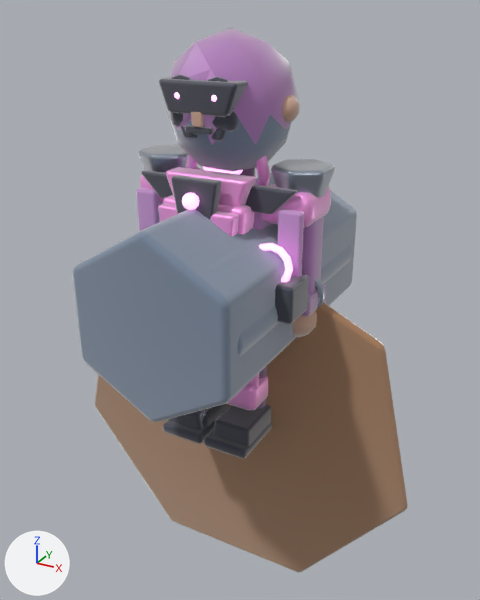
A saved change to the glTF model public/assets/models/characters/bombardier.glb.
The view is the same before and after, from a 50 mm lens placed at (1.57, -2.77, 2.11), pointed at (0.0, 0.07, 0.69). Lighting does not change. The marker at lower left points along +X, +Y and +Z. The first picture is the older version. Where no turn or scale is listed for an object, it has been applied to the vertices.

The scene before the commit, as lines of its bpy script (objects in view):
```python
ob_arm_r = bpy.data.objects.new('arm.R', me_cube_702)
ob_arm_r.location = (0.38, 0.0, 1.02)
ob_armpanel_l = bpy.data.objects.new('armPanel.L', me_cube_722)
ob_armpanel_l.location = (-0.39, -0.16, 1.12)
ob_armpanel_r = bpy.data.objects.new('armPanel.R', me_cube_724)
ob_armpanel_r.location = (0.39, -0.16, 1.12)
ob_crest_hood = bpy.data.objects.new('crest.hood', me_icosphere_363)
ob_crest_hood.location = (0.0, 0.0, 1.72)
ob_ear_r = bpy.data.objects.new('ear.R', me_icosphere_376)
ob_ear_r.location = (0.275, 0.0, 1.7)
ob_enemycollartab = bpy.data.objects.new('enemyCollarTab', me_enemycollartabmesh_005)
ob_enemycollartab.location = (0.0, -0.32, 0.0)
ob_facenosebridge = bpy.data.objects.new('faceNoseBridge', me_facenosebridgemesh_015)
ob_facenosebridge.location = (0.0, -0.285, 0.0)
ob_glove_r = bpy.data.objects.new('glove.R', me_icosphere_362)
ob_glove_r.location = (0.38, -0.02, 0.72)
ob_torso = bpy.data.objects.new('torso', me_cube_689)
ob_torso.location = (0.0, 0.0, 0.98)
# also in view: 'bombardierFuseBox' at (0.34, -0.22, 0.9); 'enemyShoulderTrim' at (0.0, -0.16, 1.32); 'helmetBrow' at (0.0, -0.2, 1.76); 'bootToe.R' at (0.14, -0.15, 0.09); 'LOD2_PROXY_head' at (0.0, 0.0, 1.68)
```
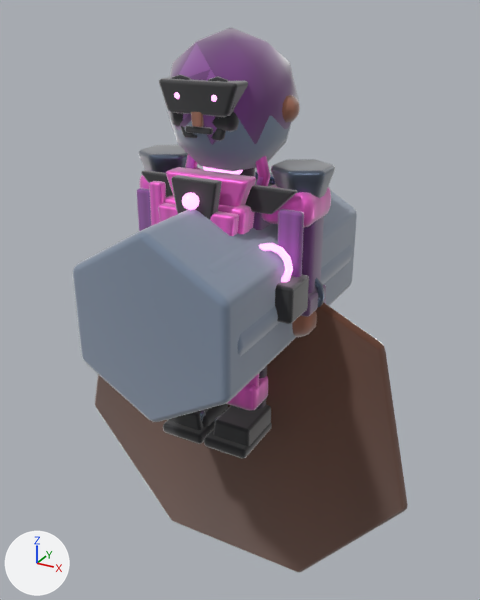
Boxes (x1, y1, x2, y2) around the edits, measured in the pictures (480 x 600 px):
'weapon.shaft', surface changed (darker): (95, 302, 408, 572) in both
'crest.hood', surface changed (darker): (164, 27, 299, 145) in both
'shoulderCap.1', surface changed (darker): (271, 161, 335, 198) in both
'collarFront', surface changed: (166, 167, 256, 207) in both
'armPanel.R', surface changed (pink to purple): (277, 209, 304, 277) in both
'arm.R', surface changed (darker): (302, 216, 324, 294) in both
'shoulder.R', surface changed: (261, 184, 331, 227) in both
'shoulderCap.-1', surface changed (darker): (139, 146, 188, 173) in both
'armPanel.L', surface changed (darker): (136, 188, 151, 231) in both
'knee.R', surface changed: (226, 376, 268, 410) in both
'torsoFrontShell', surface changed: (164, 195, 251, 234) in both
'chest.bombardierHarness', added (pink): after (149, 181, 166, 226)
'torsoPanel.R', surface changed: (210, 211, 239, 236) in both
'spellFocusRing', surface changed: (185, 154, 271, 186) in both
'glove.R', surface changed (darker): (292, 311, 317, 338) in both
'ear.R', surface changed (darker): (282, 95, 300, 122) in both
'torsoPanel.L', surface changed: (158, 203, 178, 222) in both
'torso', surface changed (darker): (253, 212, 272, 230) in both
'wristBand.R', surface changed (darker): (315, 277, 325, 307) in both
'faceNoseBridge', surface changed (beige to brown): (191, 112, 204, 127) in both
'shoulder.L', surface changed: (139, 167, 203, 189) in both
'leg.R.shinPlate', surface changed: (249, 374, 259, 387) in both
'torsoShell', surface changed: (249, 210, 255, 230) in both
'pack.bombardierShellRing', added (mostly hidden): after (255, 171, 275, 185)

What changed in the scene script:
```text
Change mat_mat_bombardier_cloth:
    where n2 = _N.new('ShaderNodeMix'); n2.name = 'Mix'
    remove n2.inputs[7].default_value = (0.44, 0.2, 0.5, 1.0)  # 'B', purple #b17cbc
    add n4 = _N.new('ShaderNodeTexImage'); n4.name = 'Image Texture'
    add n4.image = img_art_paint_mat_bombardier_cloth
    where n3 = _N.new('ShaderNodeVertexColor'); n3.name = 'Color Attribute'
    remove _L.new(n3.outputs[0], n2.inputs[6])  # 'Color' to 'A'
    add _L.new(n3.outputs[0], n2.inputs[7])  # 'Color' to 'B'
    add _L.new(n4.outputs[0], n2.inputs[6])  # 'Color' to 'A'
Change mat_mat_bombardier_clothlight:
    where n2 = _N.new('ShaderNodeMix'); n2.name = 'Mix'
    remove n2.inputs[7].default_value = (0.569, 0.286, 0.64, 1.0)  # 'B', purple #c792d1
    add n4 = _N.new('ShaderNodeTexImage'); n4.name = 'Image Texture'
    add n4.image = img_art_paint_mat_bombardier_clothlight
    where n3 = _N.new('ShaderNodeVertexColor'); n3.name = 'Color Attribute'
    remove _L.new(n3.outputs[0], n2.inputs[6])  # 'Color' to 'A'
    add _L.new(n3.outputs[0], n2.inputs[7])  # 'Color' to 'B'
    add _L.new(n4.outputs[0], n2.inputs[6])  # 'Color' to 'A'
Change mat_mat_bombardier_skin:
    where n2 = _N.new('ShaderNodeMix'); n2.name = 'Mix'
    remove n2.inputs[7].default_value = (0.62, 0.38, 0.28, 1.0)  # 'B', beige #cea690
    add n4 = _N.new('ShaderNodeTexImage'); n4.name = 'Image Texture'
    add n4.image = img_art_paint_mat_bombardier_skin
    where n3 = _N.new('ShaderNodeVertexColor'); n3.name = 'Color Attribute'
    remove _L.new(n3.outputs[0], n2.inputs[6])  # 'Color' to 'A'
    add _L.new(n3.outputs[0], n2.inputs[7])  # 'Color' to 'B'
    add _L.new(n4.outputs[0], n2.inputs[6])  # 'Color' to 'A'
Change mat_mat_bombardier_accent:
    where n2 = _N.new('ShaderNodeMix'); n2.name = 'Mix'
    remove n2.inputs[7].default_value = (1.0, 0.36, 0.86, 1.0)  # 'B', pink #ffa2ef
    add n4 = _N.new('ShaderNodeTexImage'); n4.name = 'Image Texture'
    add n4.image = img_art_paint_mat_bombardier_accent
    where n3 = _N.new('ShaderNodeVertexColor'); n3.name = 'Color Attribute'
    remove _L.new(n3.outputs[0], n2.inputs[6])  # 'Color' to 'A'
    add _L.new(n3.outputs[0], n2.inputs[7])  # 'Color' to 'B'
    add _L.new(n4.outputs[0], n2.inputs[6])  # 'Color' to 'A'
Change mat_mat_bombardier_metal:
    where n2 = _N.new('ShaderNodeMix'); n2.name = 'Mix'
    remove n2.inputs[7].default_value = (0.34, 0.4, 0.5, 1.0)  # 'B', grey #9eaabc
    add n4 = _N.new('ShaderNodeTexImage'); n4.name = 'Image Texture'
    add n4.image = img_art_paint_mat_bombardier_metal
    where n3 = _N.new('ShaderNodeVertexColor'); n3.name = 'Color Attribute'
    remove _L.new(n3.outputs[0], n2.inputs[6])  # 'Color' to 'A'
    add _L.new(n3.outputs[0], n2.inputs[7])  # 'Color' to 'B'
    add _L.new(n4.outputs[0], n2.inputs[6])  # 'Color' to 'A'
Change mat_mat_bombardier_wood:
    where n2 = _N.new('ShaderNodeMix'); n2.name = 'Mix'
    remove n2.inputs[7].default_value = (0.38, 0.2, 0.1, 1.0)  # 'B', brown #a67c59
    add n4 = _N.new('ShaderNodeTexImage'); n4.name = 'Image Texture'
    add n4.image = img_art_paint_mat_bombardier_wood
    where n3 = _N.new('ShaderNodeVertexColor'); n3.name = 'Color Attribute'
    remove _L.new(n3.outputs[0], n2.inputs[6])  # 'Color' to 'A'
    add _L.new(n3.outputs[0], n2.inputs[7])  # 'Color' to 'B'
    add _L.new(n4.outputs[0], n2.inputs[6])  # 'Color' to 'A'
Add ob_pack_bombardiershellring:
    ob_pack_bombardiershellring = bpy.data.objects.new('pack.bombardierShellRing', me_torus_135)  # 188 vertices, 376 faces; spans x -0.285..0.285, y -0.024..0.024, z -0.285..0.285
    ob_pack_bombardiershellring.location = (0.0, 0.3, 1.05)
Add ob_chest_bombardierharness:
    ob_chest_bombardierharness = bpy.data.objects.new('chest.bombardierHarness', me_cube_747)  # 56 vertices, 108 faces; spans x -0.035..0.035, y -0.025..0.025, z -0.29..0.29
    ob_chest_bombardierharness.location = (-0.24, -0.28, 1.08)
```
